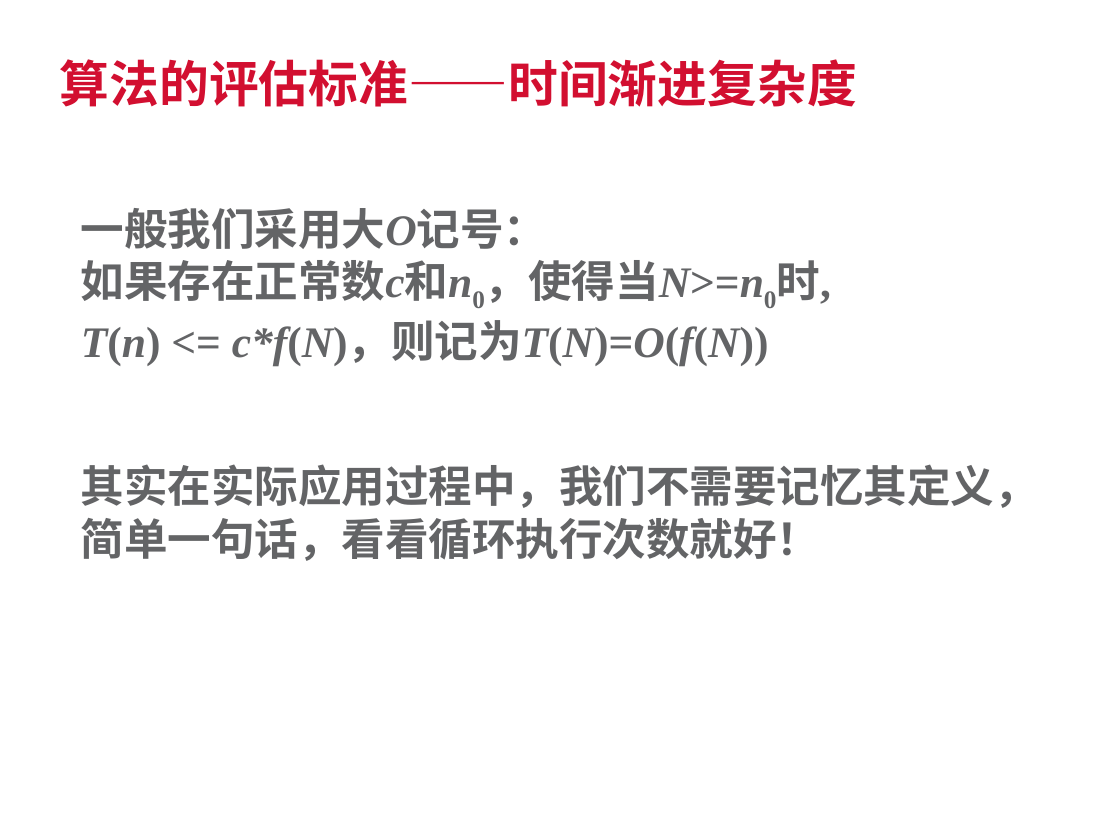
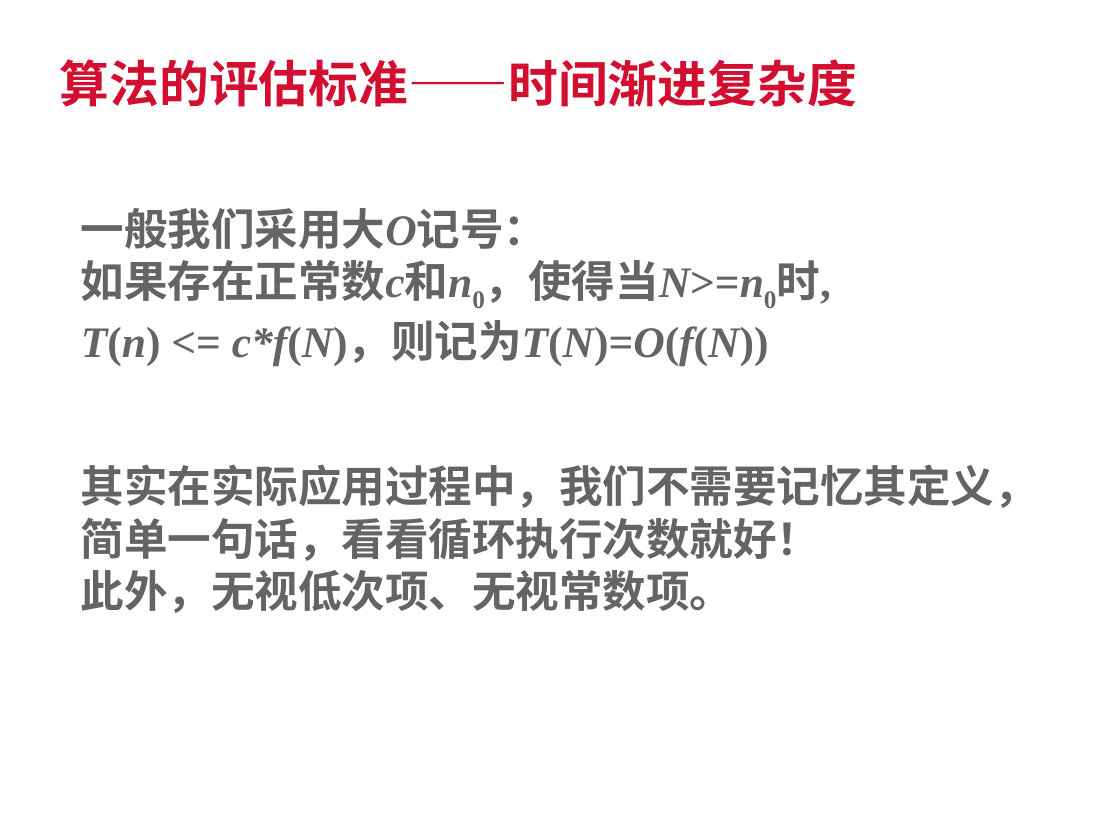
Before and after one commit to SherlockGn/documents, a slide deck: slide 11 of trendmicro template.pptx. Drawn at 1120x840 pixels with LibreOffice and Linux fonts; fonts in the diff are those of the drawing; background and template pictures are left out. Boxes give left, top, right and bottom in pixels: in the first picture for what was removed or moved away, otherwise in the second. Text is boxed around its words. In the diff, an @@ line names an element or a change of style, - is before the commit and + after.

```diff
--- a/trendmicro template.pptx
+++ b/trendmicro template.pptx
@@ text at (81,570,733,613): paragraph added @@
+此外，无视低次项、无视常数项。
```
Also in this commit, not shown: 3 other slides changed, 24 slides added, 9 other files.
